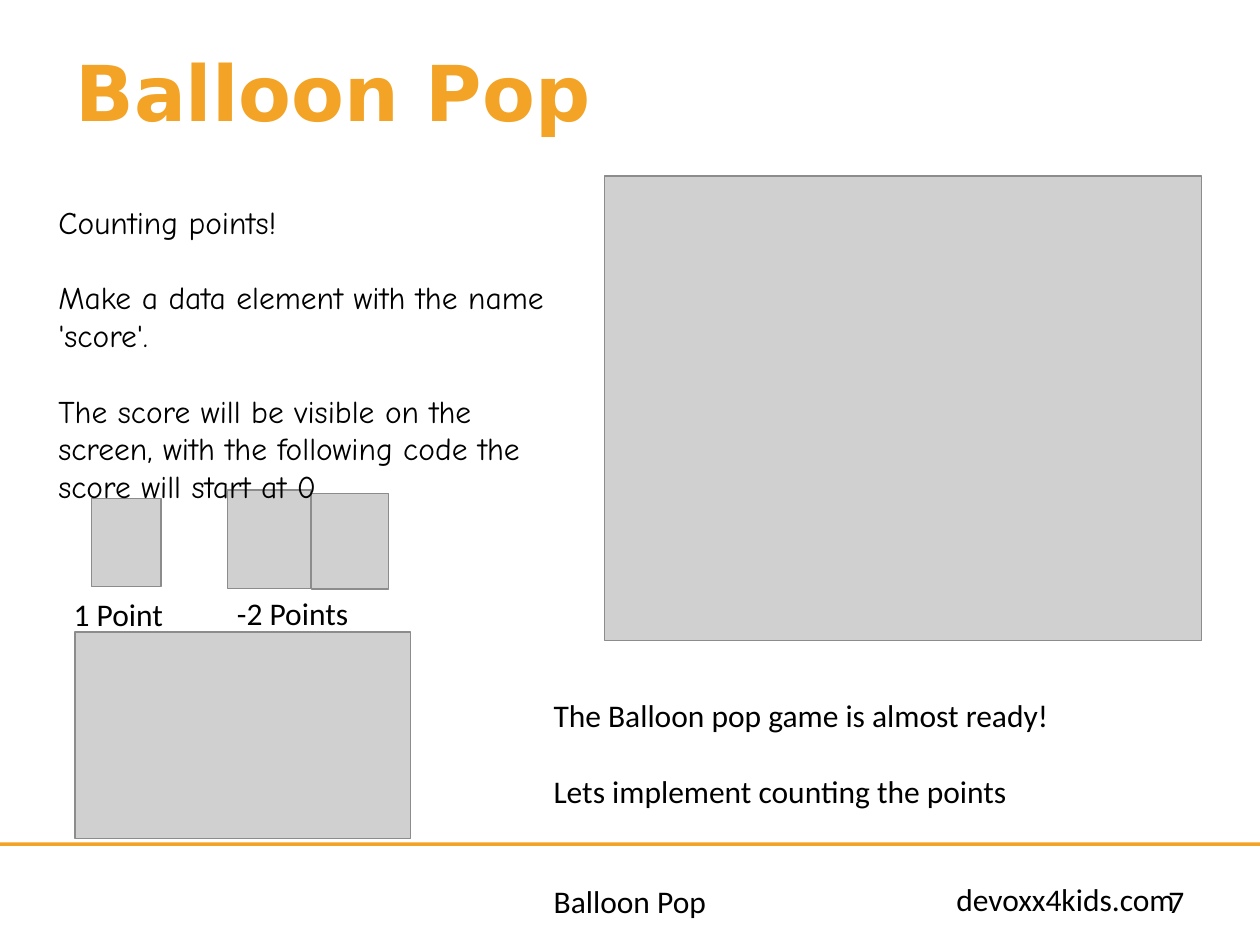
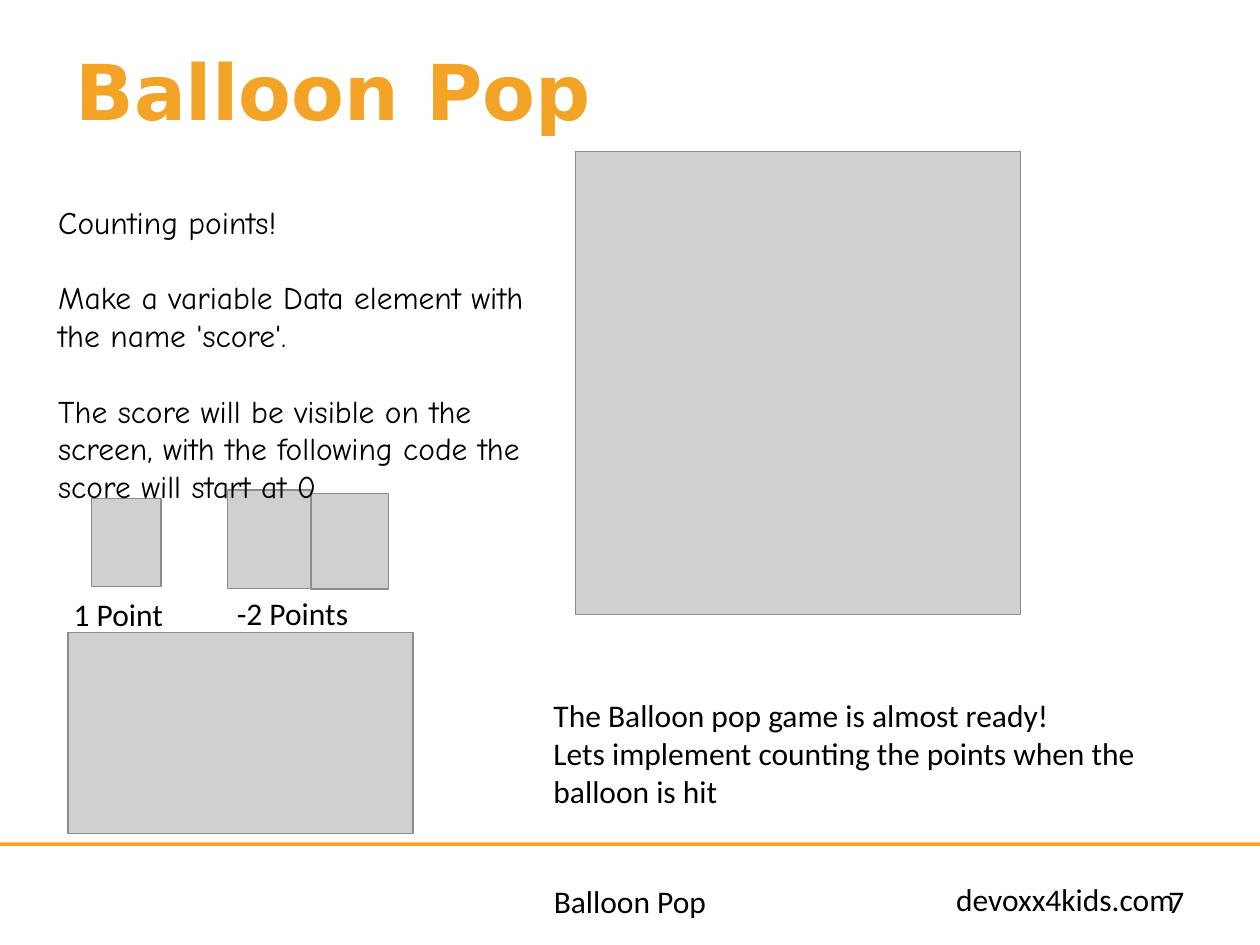
Before and after one commit to bertjan/jpoint-devoxx4kids, a slide deck: slide 7 of scratch-leapmotion/instructions/en/Balloon Pop.pptx. Drawn at 1260x945 pixels with LibreOffice and Linux fonts; fonts in the diff are those of the drawing; grey boxes stand for pictures; background and template pictures are left out. Boxes give left, top, right and bottom in pixels: in the first picture for what was removed or moved away, otherwise in the second. Text is boxed around its words. In the diff, an @@ line names an element or a change of style, - is before the commit and + after.

Commit message:
Updated screenshots in english for balloonPop

```diff
--- a/scratch-leapmotion/instructions/en/Balloon Pop.pptx
+++ b/scratch-leapmotion/instructions/en/Balloon Pop.pptx
@@ picture: place and size @@
-picture at [605,176,1202,641]
+picture at [576,151,1021,615]
@@ text at [58,287,523,348]: text changed @@
-Make a data element with the name 'score'.
+Make a variable Data element with the name 'score'.
@@ picture: place and size @@
-picture at [76,633,412,839]
+picture at [68,633,413,833]
@@ text at [553,743,1135,804]: text changed @@
-Lets implement counting the points
+Lets implement counting the points when the
+balloon is hit
```
Also in this commit, not shown: 5 other slides changed.
